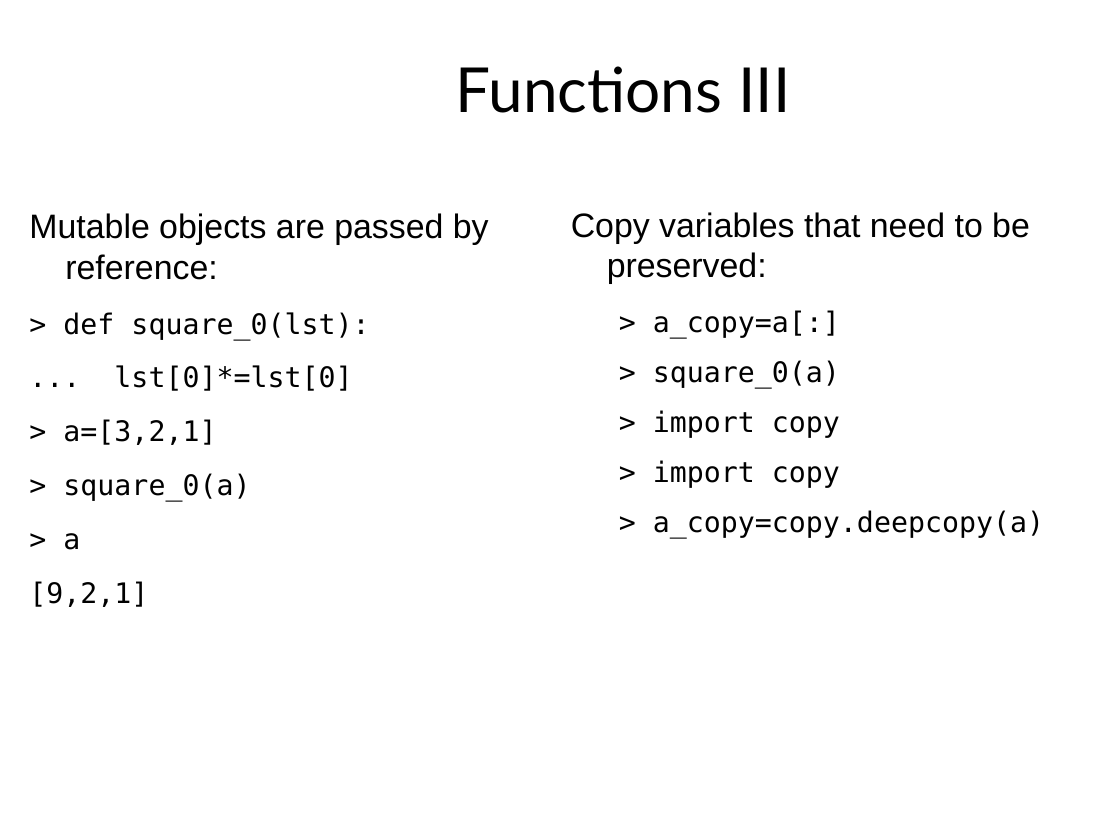
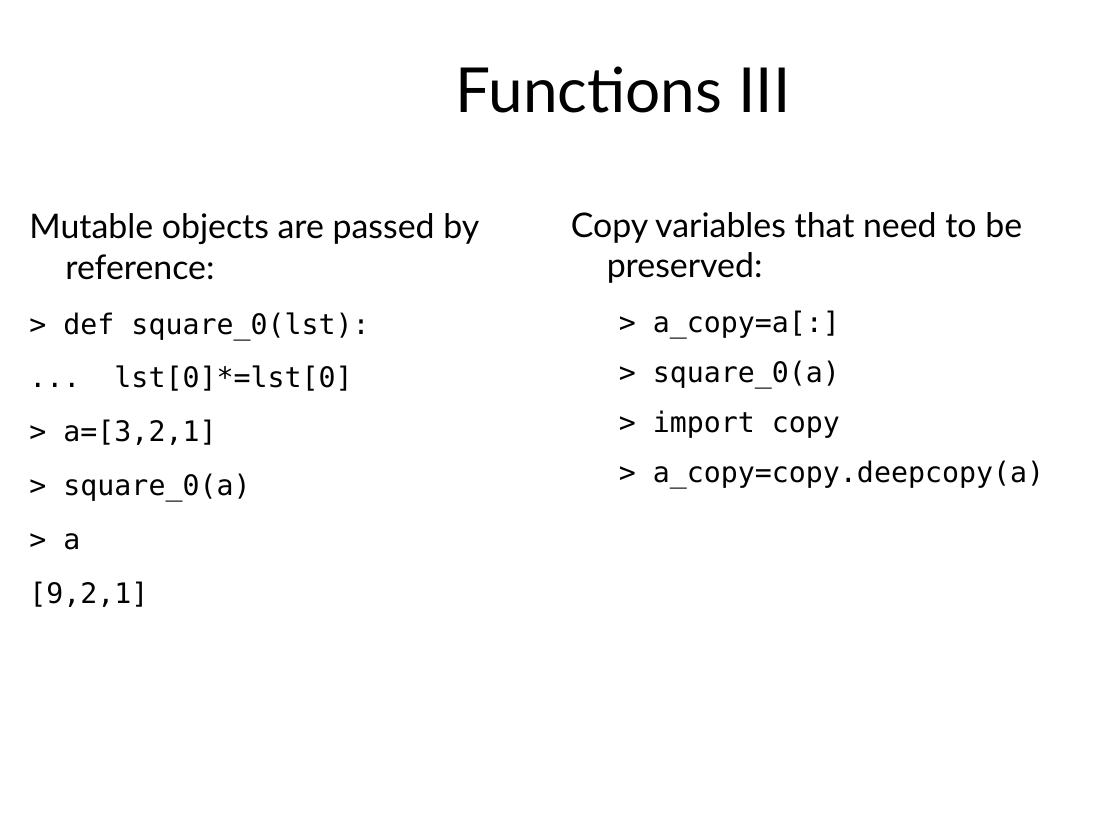
Before and after one commit to rcrehuet/Python_for_scientists_2023, a slide deck: slide 90 of slides/curs_python.odp. Drawn at 1120x840 pixels with LibreOffice and Linux fonts; fonts in the diff are those of the drawing. Boxes give left, top, right and bottom in pixels: in the first picture for what was removed or moved away, otherwise in the second. Text is boxed around its words. In the diff, an @@ line names an element or a change of style, - is before the commit and + after.

```diff
--- a/slides/curs_python.odp
+++ b/slides/curs_python.odp
@@ text at (x1=29, y1=213, x2=479, y2=280): font Arial to Lato in "Mutable objects are passed by reference:" @@
@@ text at (x1=571, y1=212, x2=1022, y2=283): font Arial to Lato in "Copy variables that need to be preserved:" @@
@@ text at (x1=653, y1=460, x2=840, y2=488): paragraph removed @@
-> import copy
```
Also in this commit, not shown: 42 other slides changed, 9 slides added, 4 slides removed, 1 other file.
